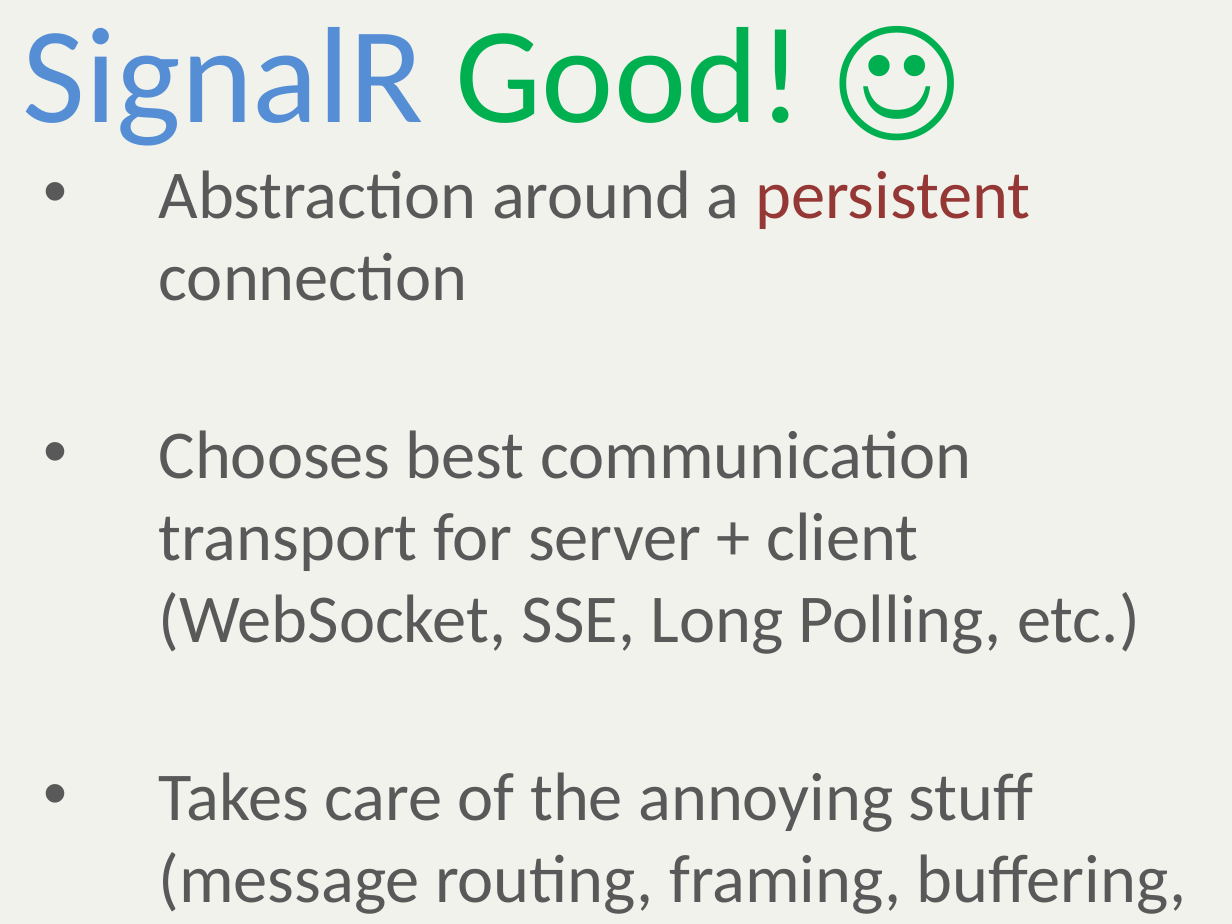
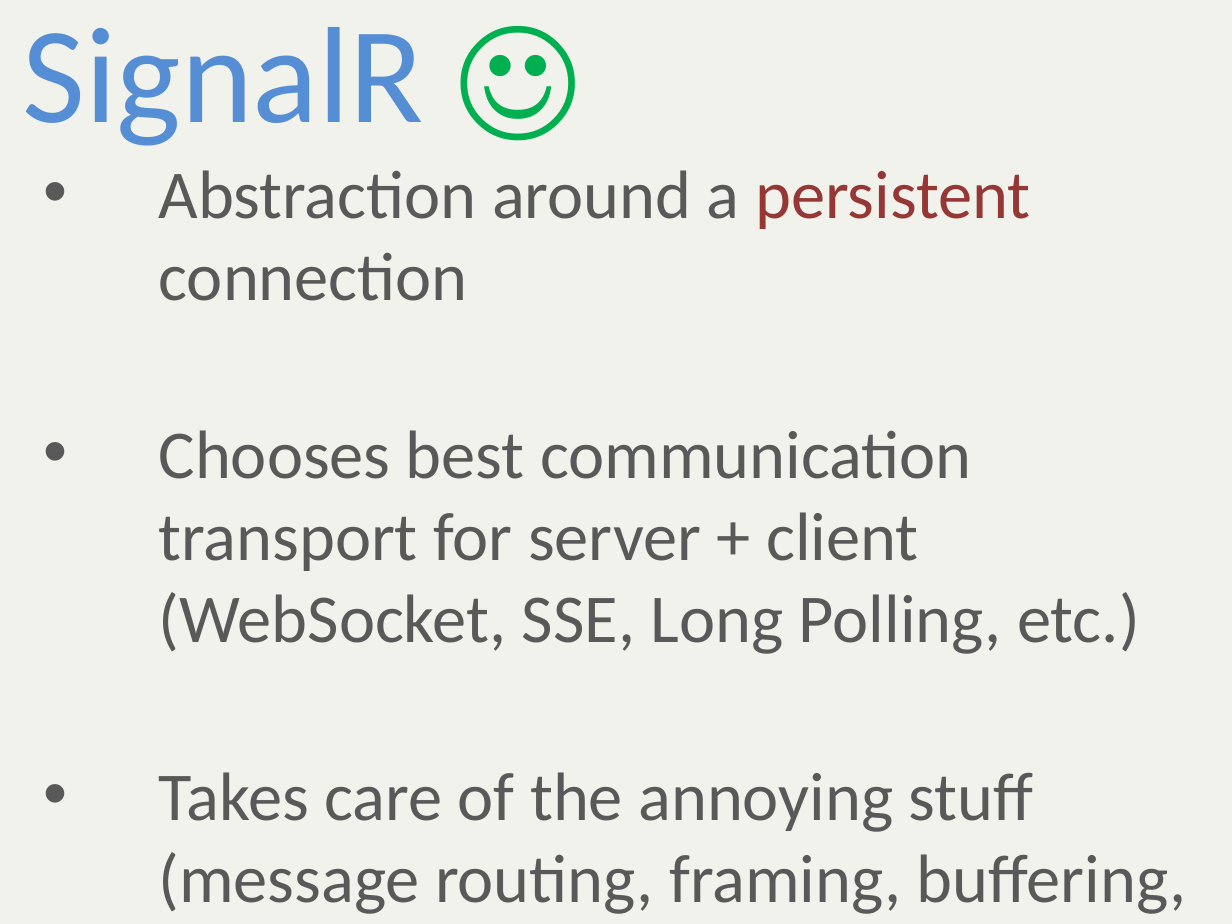
Before and after one commit to alani/Talks, a slide deck: slide 20 of SignalR-Intro/SignalRIntro.pptx (slide 21 before the commit). Drawn at 1232x924 pixels with LibreOffice and Linux fonts; fonts in the diff are those of the drawing. Boxes give left, top, right and bottom in pixels: in the first picture for what was removed or moved away, otherwise in the second. Text is boxed around its words. In the diff, an @@ line names an element or a change of style, - is before the commit and + after.

```diff
--- a/SignalR-Intro/SignalRIntro.pptx
+++ b/SignalR-Intro/SignalRIntro.pptx
@@ title at (23, 27, 424, 146): text changed @@
-SignalR Good! ☺
+SignalR ☺
```
Also in this commit, not shown: 4 other slides changed, 3 slides added, 5 slides removed.
